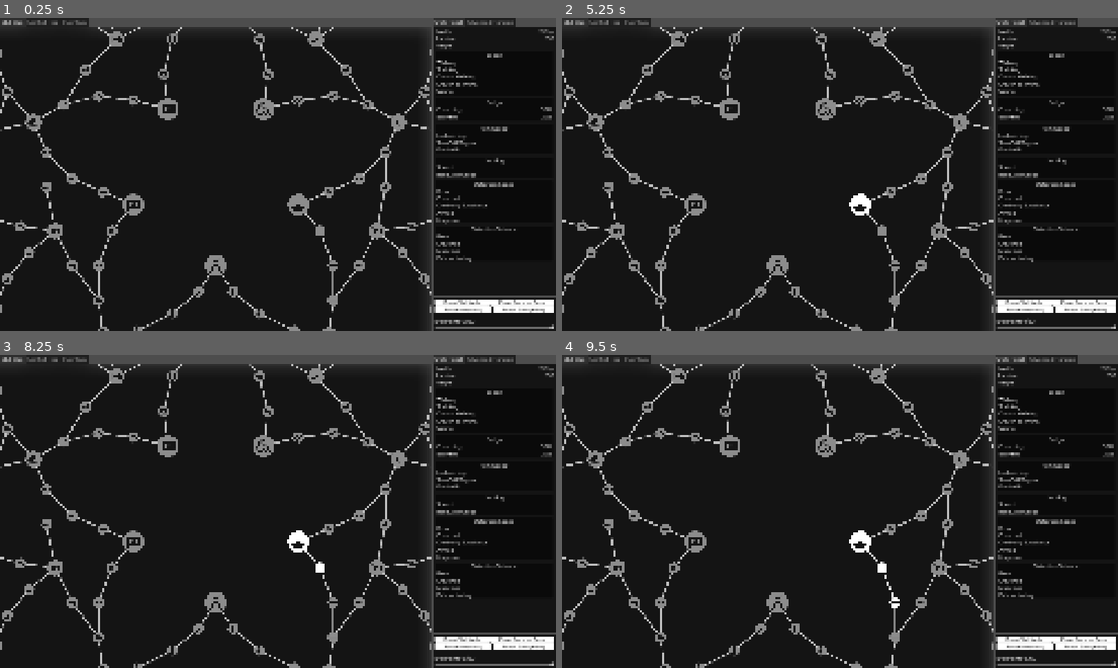
Above: before the commit, frames 1-4 (two rows, left to right).
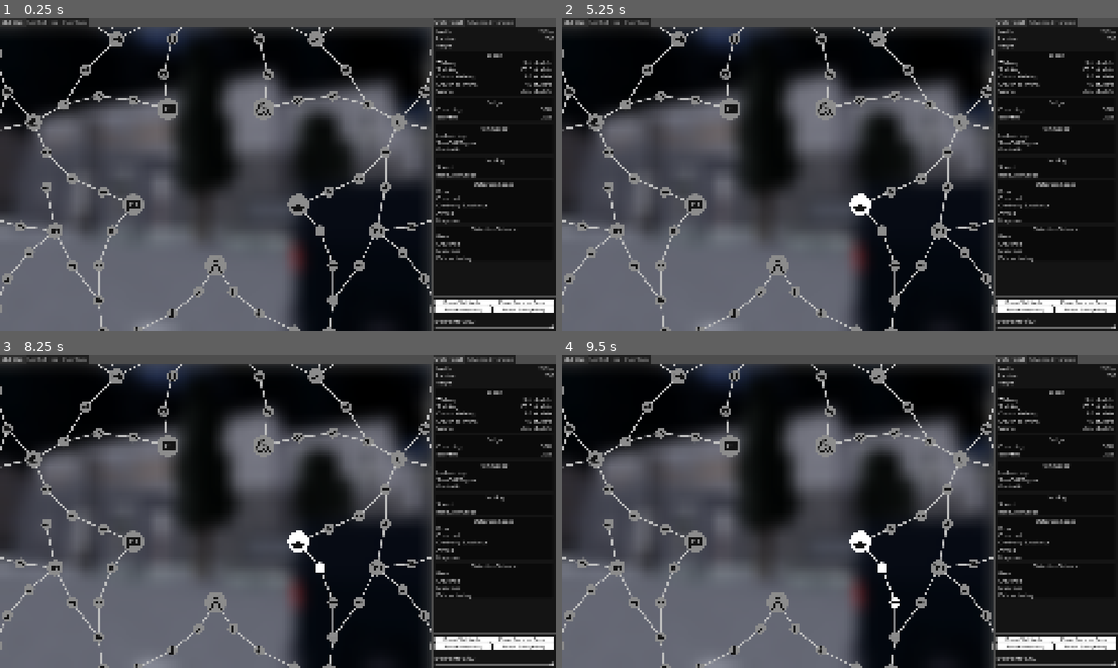
Above: after the commit, the same moments.

Repository: scattered-nightshade/epfc-builder-godot
Game: Godot game, scene res://app/main.tscn
Same seed, same stepped clock (60 frames per second), same inputs: the game is played once before the commit and once after it. The engine's default icon, where the game draws it, is replaced by a stand-in: a white triangle on a blue panel in a dark square.
Inputs (mouse positions are in pixels of both pictures, inside the frame that each line leads up to):
- Up to frame 1 (0.25 s): no input
- Up to frame 2 (5.25 s): click (645, 71) at 0.5 s; click (662, 96) at 1.25 s; click (695, 99) at 2 s; click (623, 105) at 2.75 s; click (584, 227) at 3.5 s; click (595, 121) at 4.25 s; click (862, 205) at 5 s
- Up to frame 3 (8.25 s): click (55, 567) at 5.75 s; click (116, 376) at 6.5 s; click (461, 389) at 7.25 s; click (322, 567) at 8 s
- Up to frame 4 (9.5 s): click (895, 602) at 8.75 s

The runs differ from the first frame. In frame 1, 39% of the frame differs, in the area x 0-100%, y 2-100%; in frame 2, 39%; in frame 3, 39%; in frame 4, 39%.

Commit message:
Added speed values to the side bar

Diff:
--- a/epfc-builder/app/main.tscn
+++ b/epfc-builder/app/main.tscn
@@ -36,7 +36,6 @@
 metadata/_tab_name = "Skill Web"
 
 [node name="TextureRect" type="TextureRect" parent="MainContentContainer/SkillWebContainer" unique_id=1116730236]
-visible = false
 layout_mode = 1
 anchors_preset = 15
 anchor_right = 1.0
@@ -73,7 +72,6 @@
 metadata/_tab_name = "Combat Tree"
 
 [node name="TextureRect2" type="TextureRect" parent="MainContentContainer/CombatTreeContainer" unique_id=1499238864]
-visible = false
 layout_mode = 1
 anchors_preset = 15
 anchor_right = 1.0
--- a/epfc-builder/app/stats_panel/stats_panel.gd
+++ b/epfc-builder/app/stats_panel/stats_panel.gd
@@ -35,11 +35,11 @@
 	stamina_value.text = "%d" % BuildCalculator.get_stamina()
 	weight_value.text = ""
 
-	walking_value.text = ""
-	sprinting_value.text = ""
-	crouch_walking_value.text = ""
-	crouch_sprinting_value.text = ""
-	sliding_value.text = ""
+	walking_value.text = "%.1f studs/s" % BuildCalculator.get_walking_speed()
+	sprinting_value.text = "%.1f studs/s" % BuildCalculator.get_sprinting_speed()
+	crouch_walking_value.text = "%.1f studs/s" % BuildCalculator.get_crouch_walking_speed()
+	crouch_sprinting_value.text = "%.1f studs/s" % BuildCalculator.get_crouch_sprinting_speed()
+	sliding_value.text = "%.1f studs/s" % BuildCalculator.get_sliding_speed()
 
 	dodge_crouching_value.text = "%.1f%%" % (BuildCalculator.get_dodge_crouching() * 100)
 	dodge_sprinting_value.text = "%.1f%%" % (BuildCalculator.get_dodge_sprinting() * 100)
--- a/epfc-builder/autoloads/build_calculator.gd
+++ b/epfc-builder/autoloads/build_calculator.gd
@@ -64,6 +64,8 @@
 const BASE_SPEED_WALKING: float = 14
 const BASE_SPEED_SPRINTING: float = 22
 const BASE_SPEED_CROUCH_WALK: float = 9.5
+const BASE_SPEED_CROUCH_SPRINTING: float = 14.7
+const BASE_SPEED_SLIDING: float = 22
 #endregion
 
 #region Detection
@@ -86,10 +88,16 @@
 
 const CONDITIONING_STAMINA_INCREASE: int = 6
 
+const HARD_TARGET_DODGE_VALUE: float = 0.20
+const LOW_PROFILE_DODGE_INCREASE: float = 0.03
+
 const BACKPACK_WEIGHT_REDUCTION: float = 0.8
 const TACTICAL_PACK_WEIGHT_REDUCTION: float = 0.8
 
 const ENCUMBRANCE_DODGE_REDUCTION: float = 0.0208
+const ENCUMBRANCE_SPEED_LOW_REDUCTION: float = 0.01
+const ENCUMBRANCE_SPEED_HIGH_REDUCTION: float = 0.02375
+const ENCUMBRANCE_BRUTE_STRENGTH_1_PENALTY_REDUCTION: float = 0.25
 
 #region Detection
 const DETECTION_SPEED_RECRUIT: float = 0.5
@@ -139,6 +147,47 @@
 	var excess_weight: float = maxf(get_raw_weight() - BREAKPOINT_ENCUMBRANCE_DODGE_MULT, 0.0)
 	return maxf(1.0 - excess_weight * ENCUMBRANCE_DODGE_REDUCTION, 0.0)
 
+func get_encumbrance_speed_mult() -> float:
+	var weight: float = get_weight()
+
+	var excess_weight_low: float = clampf(weight - BREAKPOINT_ENCUMBRANCE_SPEED_MULT_LOW, 0.0, BREAKPOINT_ENCUMBRANCE_SPEED_MULT_HIGH - BREAKPOINT_ENCUMBRANCE_SPEED_MULT_LOW)
+	var excess_weight_high: float = clampf(weight - BREAKPOINT_ENCUMBRANCE_SPEED_MULT_HIGH, 0.0, 8)
+
+	var penalty_low: float = excess_weight_low * ENCUMBRANCE_SPEED_LOW_REDUCTION
+	var penalty_high: float = excess_weight_high * ENCUMBRANCE_SPEED_HIGH_REDUCTION
+
+	var penalty: float = penalty_low + penalty_high
+
+	if Build.count_group(SKILL_BRUTE_STRENGTH) >= 1:
+		penalty *= 1.0 - ENCUMBRANCE_BRUTE_STRENGTH_1_PENALTY_REDUCTION
+
+	return 1.0 - penalty
+
+func get_walking_speed() -> float:
+	return BASE_SPEED_WALKING * get_encumbrance_speed_mult()
+
+func get_sprinting_speed() -> float:
+	if Build.count_group(SKILL_AGILITY) >= 1:
+		return AGILITY_1_SPRINT_SPEED * get_encumbrance_speed_mult()
+
+	return BASE_SPEED_SPRINTING * get_encumbrance_speed_mult()
+
+func get_crouch_walking_speed() -> float:
+	if Build.count_group(SKILL_AGILITY) >= 1:
+		return AGILITY_1_CROUCH_WALK_SPEED * get_encumbrance_speed_mult()
+
+	return BASE_SPEED_CROUCH_WALK * get_encumbrance_speed_mult()
+
+func get_crouch_sprinting_speed() -> float:
+	return BASE_SPEED_CROUCH_SPRINTING * get_encumbrance_speed_mult()
+
+func get_sliding_speed() -> float:
+	if Build.count_group(SKILL_AGILITY) >= 1:
+		return AGILITY_1_SLIDING_SPEED * get_encumbrance_speed_mult()
+
+	return BASE_SPEED_SLIDING * get_encumbrance_speed_mult()
+
+
 func get_dodge_crouching() -> float:
 	var lp_dodge: float = Build.count_group(SKILL_LOW_PROFILE) * 0.03
 	var ht_dodge: float = 0.0
